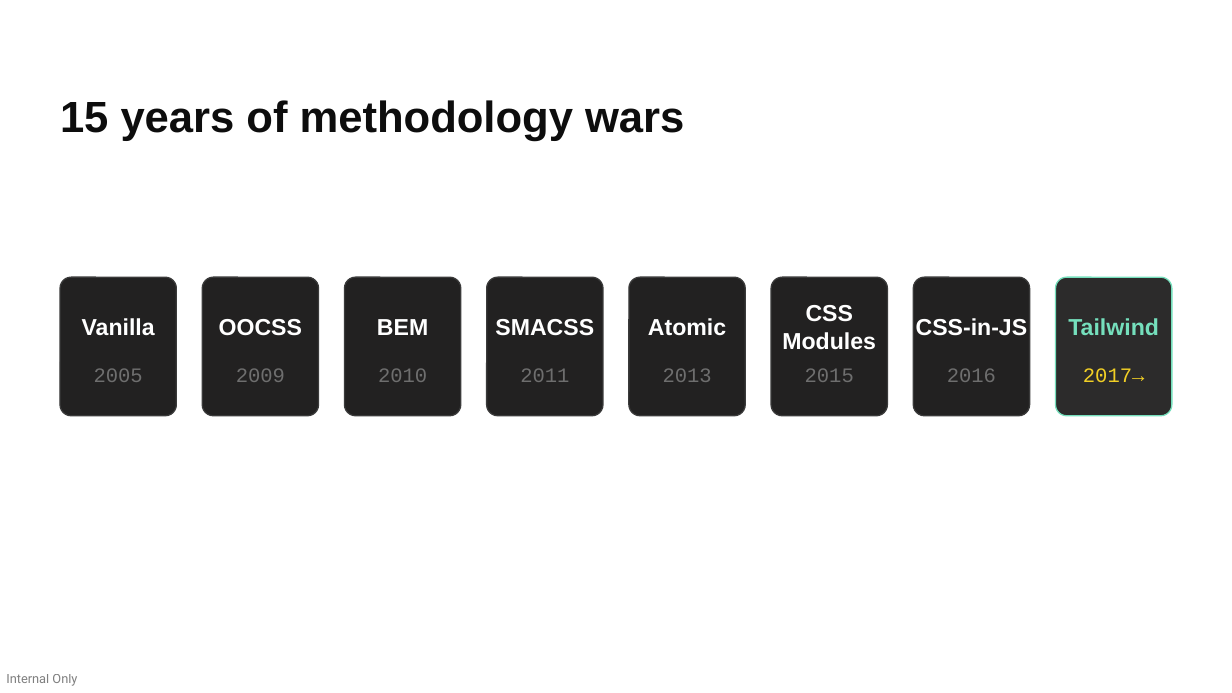
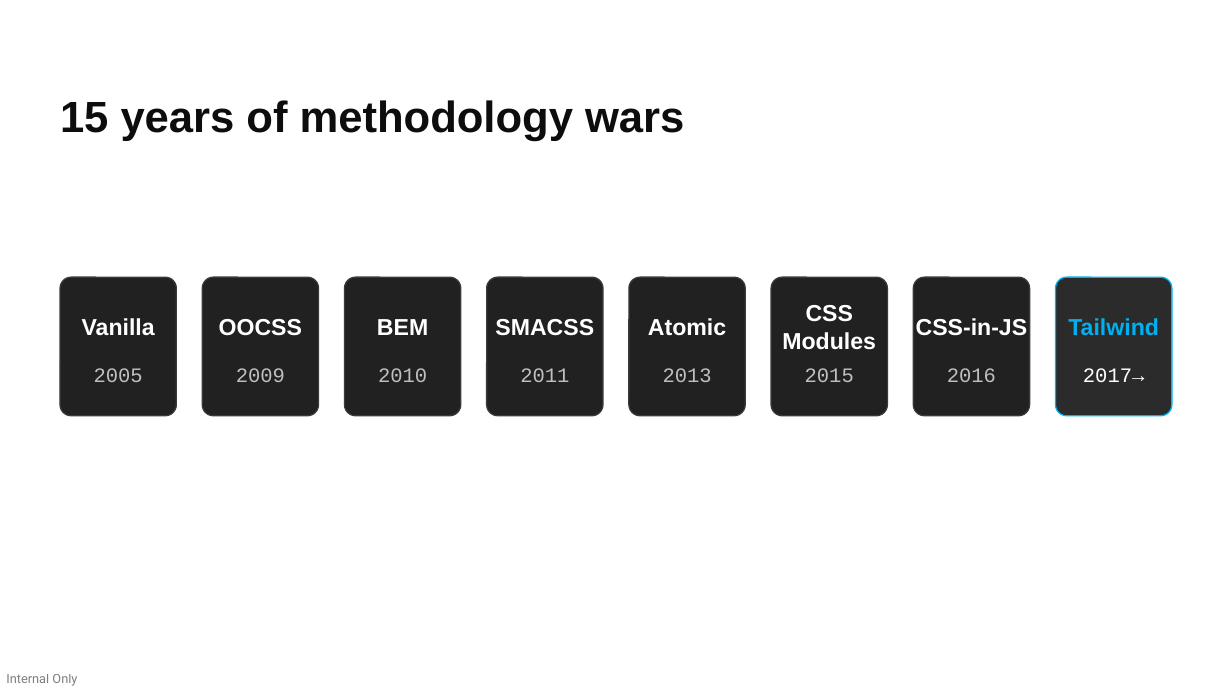
Before and after one commit to devlinduldulao/llm-loves-tailwind-and-js, a slide deck: slide 6 of why-llms-love-tailwind-conf.pptx. Drawn at 1232x693 pixels with LibreOffice and Linux fonts; fonts in the diff are those of the drawing. Boxes give left, top, right and bottom in pixels: in the first picture for what was removed or moved away, otherwise in the second. Text is boxed around its words. In the diff, an @@ line names an element or a change of style, - is before the commit and + after.

```diff
--- a/why-llms-love-tailwind-conf.pptx
+++ b/why-llms-love-tailwind-conf.pptx
@@ rounded rectangle at [1055,277,1172,416]: outline #75DFBC 1 pt to #00B0F0 1 pt @@
@@ text "Tailwind" at [1068,318,1159,335]: text colour #75DFBC to #00B0F0 @@
@@ text colour #6E6E6E to #BFBFBF in 7 elements at [94,368,143,382], [236,368,285,382], [378,368,427,382], [520,368,569,382], [663,368,712,382], [805,368,854,382], [947,368,996,382] @@
@@ text "2017→" at [1083,368,1144,382]: text colour #F1CF25 to #FFFFFF @@
```
Also in this commit, not shown: 4 other slides changed.
